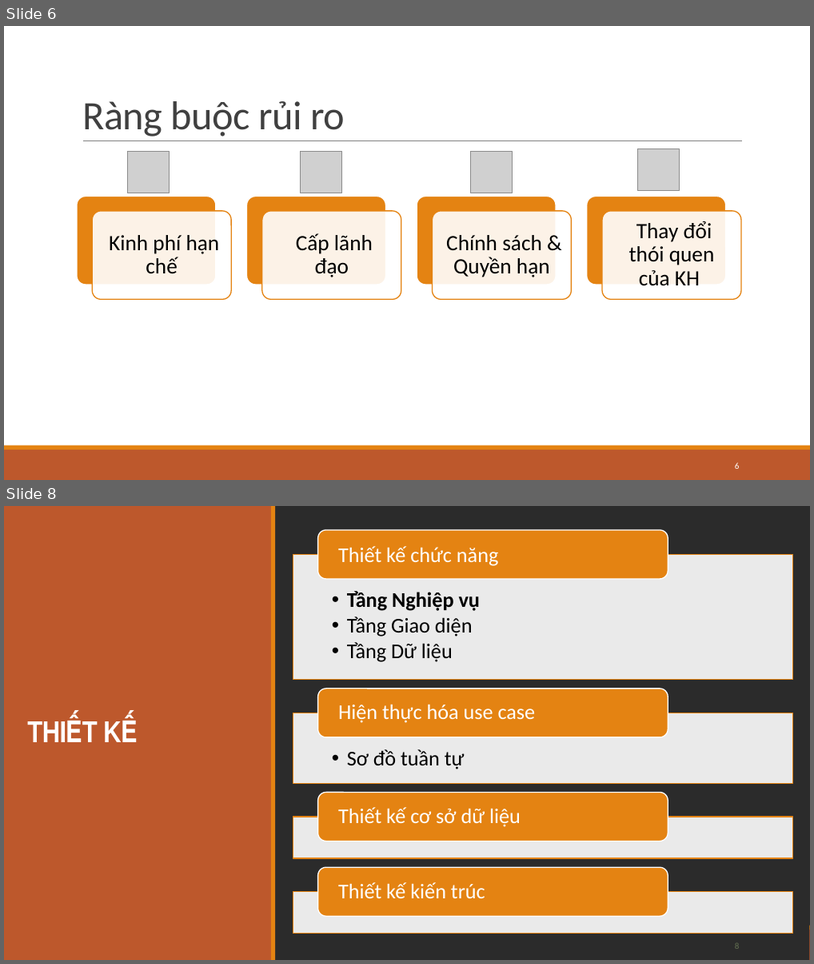
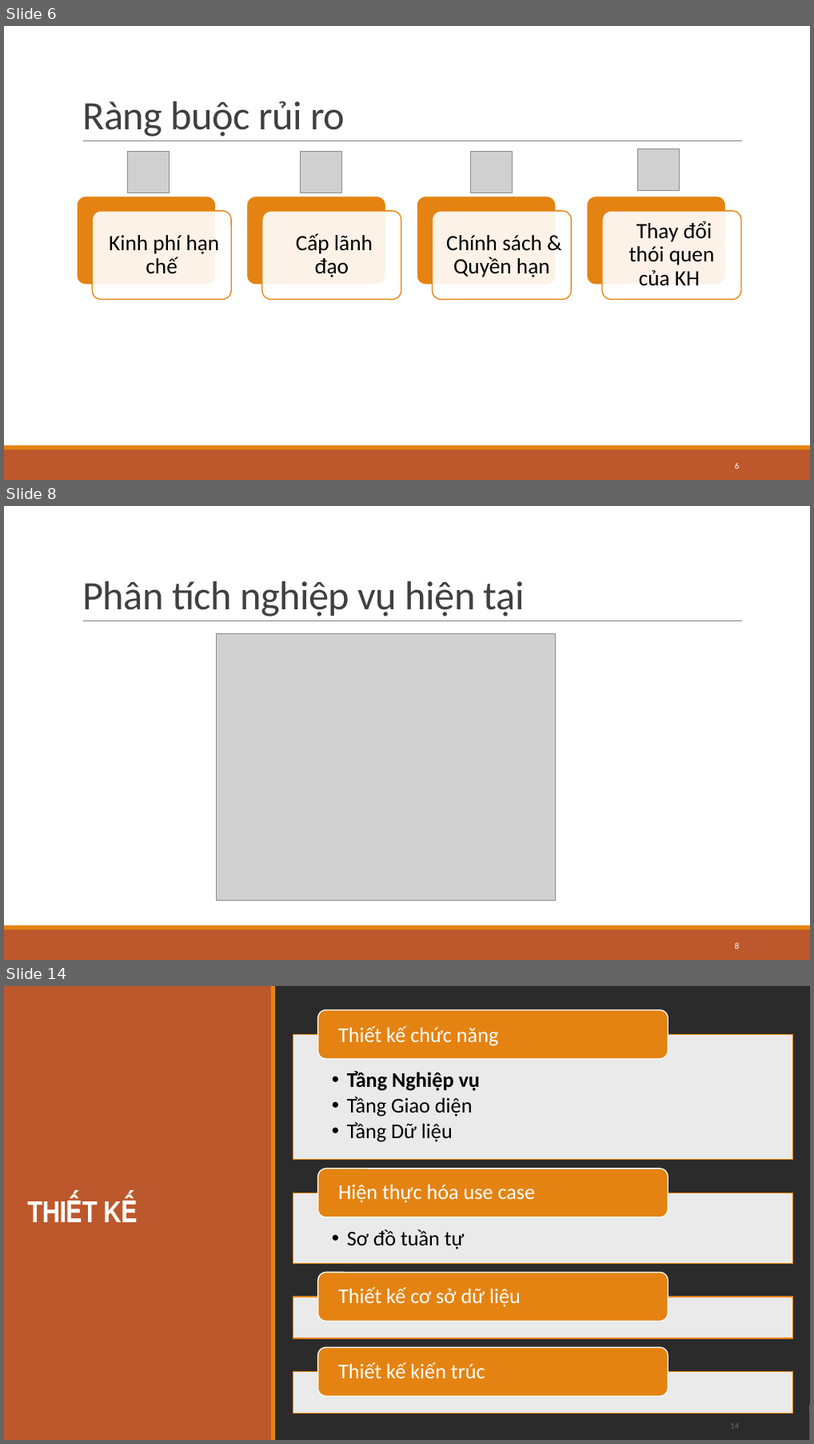
Before and after one commit to trandinhlam/master_2nd_semester, a slide deck: HoachDinhChienLuoc/DoAnHoachDinhChienLuoc.pptx. Shown one above the other, each under a label of ours: slides 6 and 8 before the commit, slides 6, 8 and 14 after it; the slides between them are not shown. The pictures are 814x964 and 814x1444 pixels, drawn with LibreOffice and Linux fonts; fonts in the diff are those of the drawing; grey boxes stand for pictures; background and template pictures are left out; a plain dark background stands for a picture behind light text. Boxes give left, top, right and bottom in pixels: in the first picture for what was removed or moved away, otherwise in the second. Text is boxed around its words. In the diff, an @@ line names an element or a change of style, - is before the commit and + after.

```diff
--- a/HoachDinhChienLuoc/DoAnHoachDinhChienLuoc.pptx
+++ b/HoachDinhChienLuoc/DoAnHoachDinhChienLuoc.pptx
@@ slide 8 added at [4, 506, 810, 960], background picture (left out); not listed: 3 template elements that a slide beside it also shows @@
@@ title added at [82, 581, 525, 616], 48 pt, text #404040 @@
+Phân tích nghiệp vụ hiện tại
@@ picture added at [216, 634, 555, 900] @@
@@ page number added at [735, 942, 740, 948], 10.5 pt, text #FFFFFF @@
+8
@@ what was slide 8 is now slide 14 @@
@@ page number at [730, 1423, 739, 1428]: text changed @@
-8
+14
```
Also in this commit, not shown: 2 slides changed, 10 other slides added, 1 slide removed, 2 other files.
